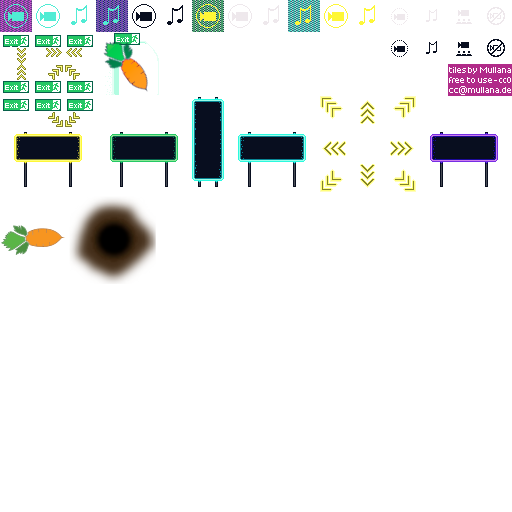
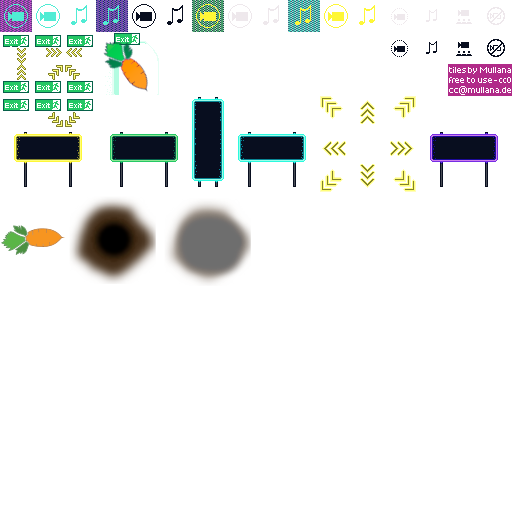
Layer changes from the first w=512, h=512 image to the second:
added layer "loch-transparent" (57%) above "loch" over [left=164, top=199, right=251, bottom=286]
